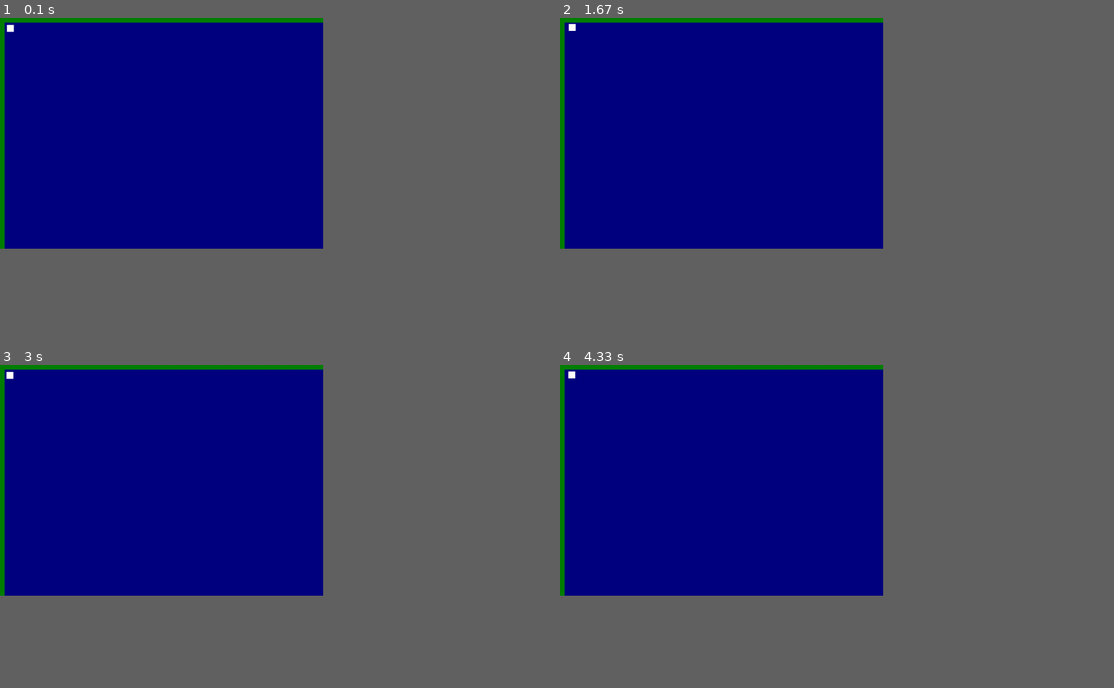
Above: before the commit, frames 1-4 (two rows, left to right).
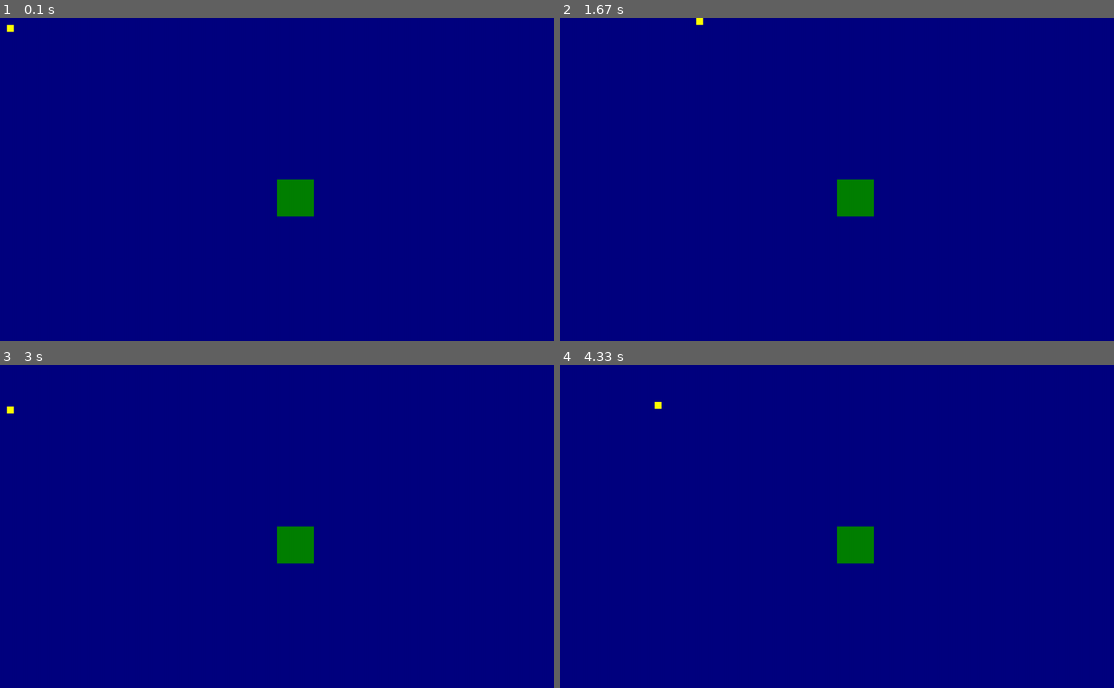
Above: after the commit, the same moments.

Repository: UCHMS19-20/final-project-maze-game
Game: pygame game, started from real-project.py
Same seed, same stepped clock (60 frames per second), same inputs: the game is played once before the commit and once after it.
Inputs:
- Up to frame 1 (0.1 s): no input
- Up to frame 2 (1.67 s): hold Right 0.33-0.8 s; hold Up 0.83-1.13 s; hold Right 1.17-1.63 s
- Up to frame 3 (3 s): hold Left 1.67-2.2 s; hold Down 2.23-2.53 s; hold Left 2.57-2.97 s
- Up to frame 4 (4.33 s): hold Up 3-3.37 s; hold Right 3.4-4.03 s; hold Down from 4.07 s (still down)
In our replay, the window is 525x375 before the commit and 900x525 after it. These sizes can differ from the game's own. Grey fills any space a smaller window leaves; there, only what the larger window draws over its background counts as a difference.

The runs differ from the first frame. In frame 1, 2.3% of the frame differs, in the area x 0-59%, y 0-72%; in frame 2, 2.3%; in frame 3, 2.3%; in frame 4, 2.3%.

Commit message:
added working borders to the screen

Diff:
--- a/real-project.py
+++ b/real-project.py
@@ -20,7 +20,7 @@
 pygame.init()
 
 # Create a display. Size must be a tuple, which is why it's in parentheses
-screen = pygame.display.set_mode( (700, 500) )
+screen = pygame.display.set_mode( (1200, 700) )
 
 # colors
 black = pygame.Color(0,0,0)
@@ -44,19 +44,18 @@
             # If so, exit the program
             sys.exit()
     pressed = pygame.key.get_pressed()
-    if pressed[pygame.K_UP]: y -= .08
-    if pressed[pygame.K_DOWN]: y += .08
-    if pressed[pygame.K_LEFT]: x -= .08
-    if pressed[pygame.K_RIGHT]: x += .08
-
+    if pressed[pygame.K_UP] and y > 0:
+        y -= 5
+    if pressed[pygame.K_DOWN] and y < 685:
+        y += 5
+    if pressed[pygame.K_LEFT] and x > 0:
+        x -= 5
+    if pressed[pygame.K_RIGHT] and x < 1185:
+        x += 5
         #makes the display screen white
     screen.fill(navy)
 
         #draws the rectangle which the player can move
-    pygame.draw.rect(screen, white, pygame.Rect(x, y, 15, 15))
-    # if x < 0 or x > 700 or y<0 or y>500:
-    #     sys.exit()
-        #redraws the entire screen
-    pygame.draw.rect(screen, green, (0,0,10,500))
-    pygame.draw.rect(screen, green, (0,0,700,10))
+    pygame.draw.rect(screen, yellow, pygame.Rect(x, y, 15, 15))
+    pygame.draw.rect(screen, green, (600, 350, 80, 80))
     pygame.display.update()
